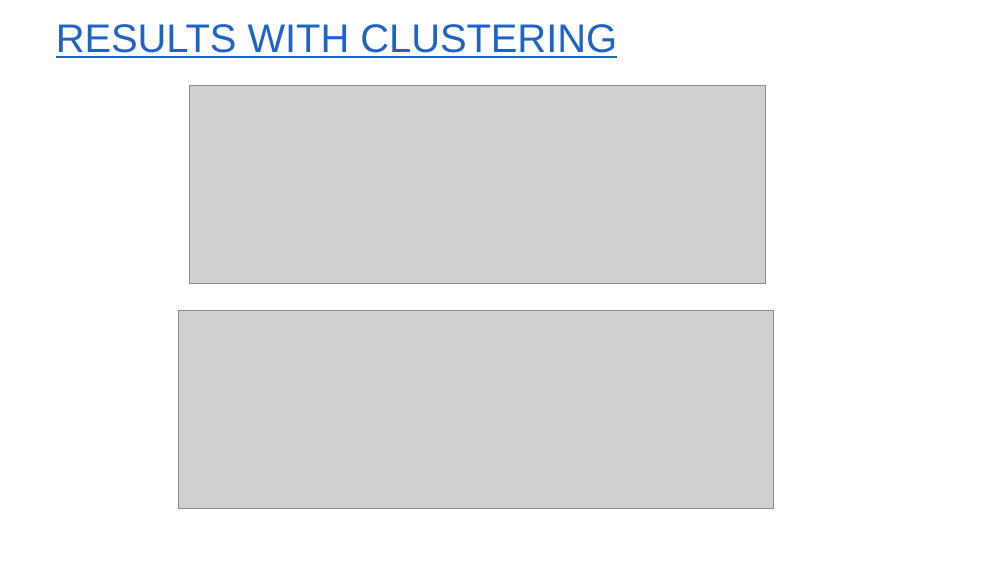
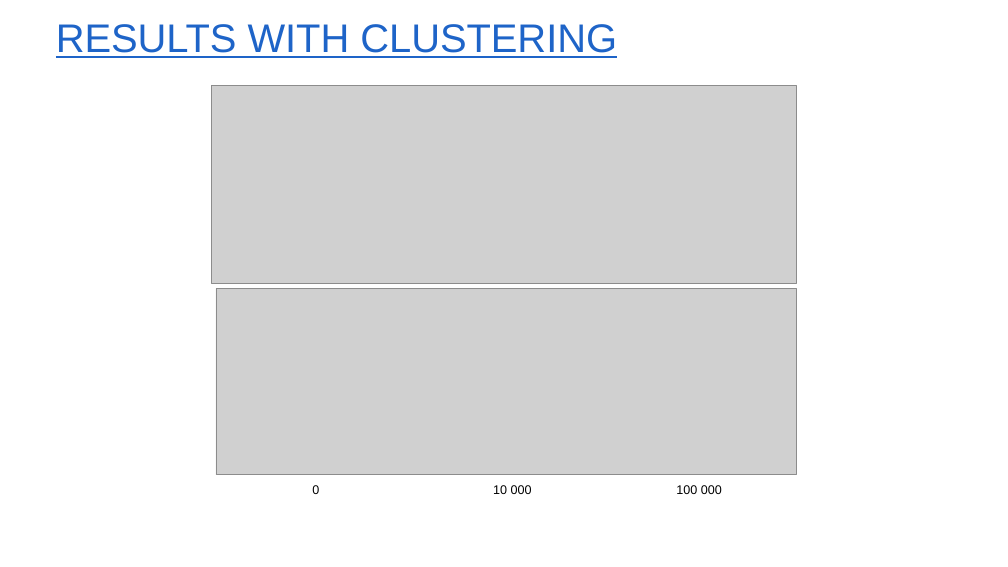
Before and after one commit to yvlaere/ant_sorting, a slide deck: slide 5 of Spatio-temporele modellen.pptx. Drawn at 1008x567 pixels with LibreOffice and Linux fonts; fonts in the diff are those of the drawing; grey boxes stand for pictures; background and template pictures are left out. Boxes give left, top, right and bottom in pixels: in the first picture for what was removed or moved away, otherwise in the second. Text is boxed around its words. In the diff, an @@ line names an element or a change of style, - is before the commit and + after.

```diff
--- a/Spatio-temporele modellen.pptx
+++ b/Spatio-temporele modellen.pptx
@@ picture: place and size @@
-picture at bbox=[189, 85, 766, 284]
+picture at bbox=[212, 85, 797, 284]
@@ picture: place and size @@
-picture at bbox=[179, 310, 774, 508]
+picture at bbox=[216, 289, 797, 475]
@@ text added at bbox=[312, 485, 319, 494], 12 pt, text #000000 @@
+0
@@ text added at bbox=[493, 485, 532, 494], 12 pt, text #000000 @@
+10 000
@@ text added at bbox=[676, 485, 722, 494], 12 pt, text #000000 @@
+100 000
```
Also in this commit, not shown: 3 other slides changed, 3 slides added, 2 other files.
